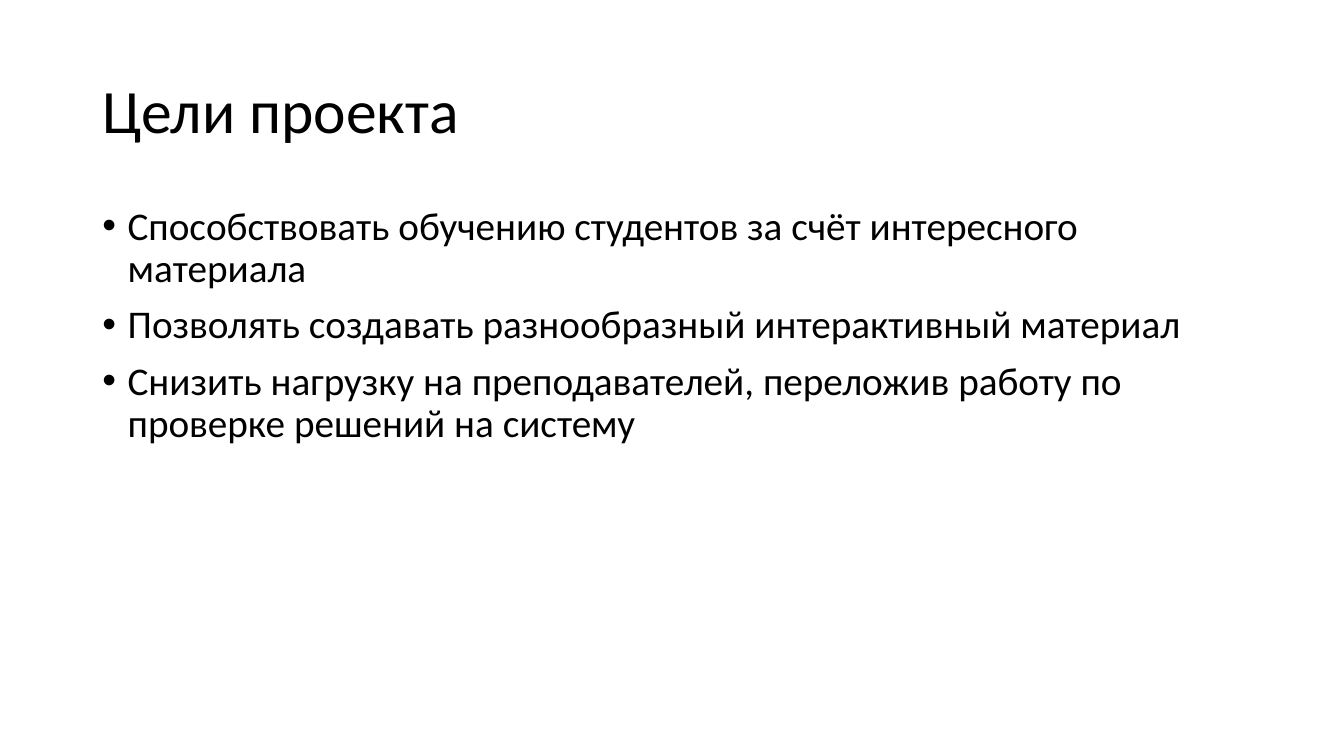
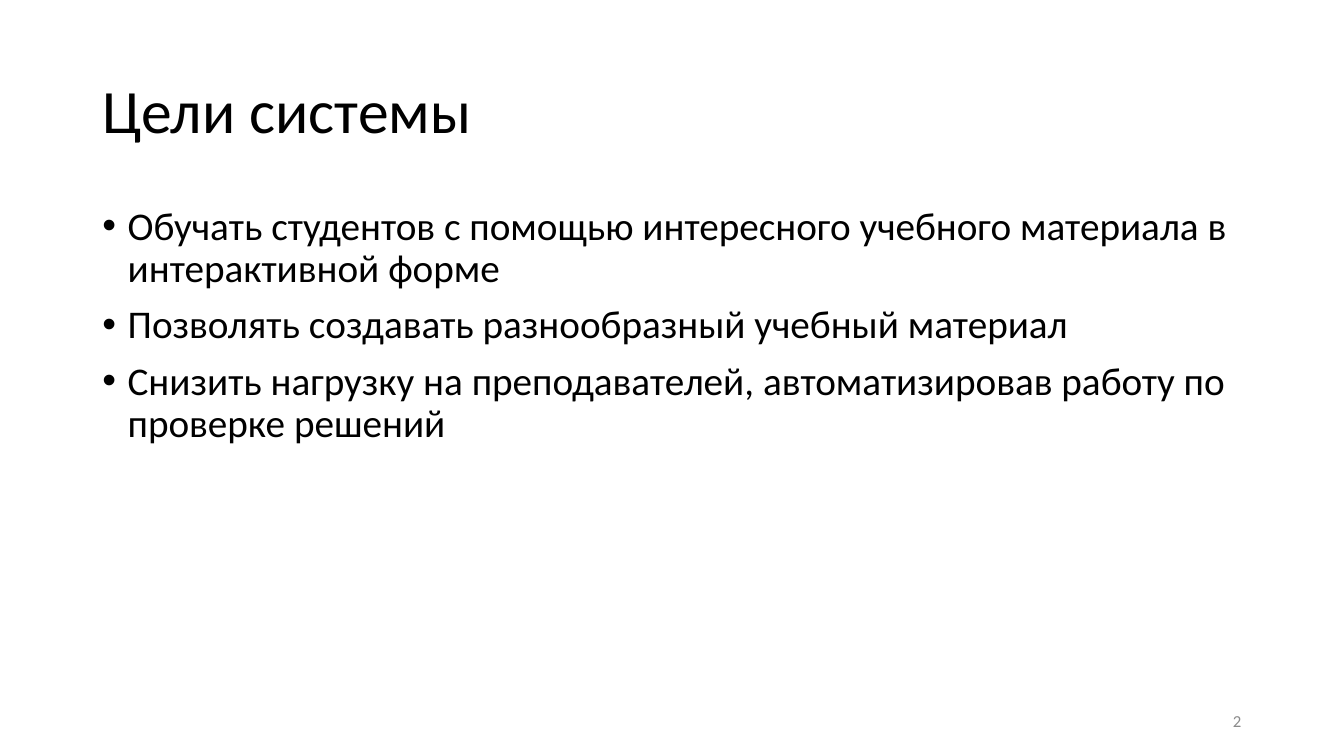
Before and after one commit to KerkDovan/GPO, a slide deck: slide 2 of Конференции/Международная научно-практическая конференция -Электронные средства и системы управления-/Выступление/Презентация.pptx. Drawn at 1344x756 pixels with LibreOffice and Linux fonts; fonts in the diff are those of the drawing. Boxes give left, top, right and bottom in pixels: in the first picture for what was removed or moved away, otherwise in the second. Text is boxed around its words. In the diff, an @@ line names an element or a change of style, - is before the commit and + after.

Commit message:
Улучшение материалов выступления. На всякий случай сохранил презентацию в разных форматах.

```diff
--- a/Конференции/Международная научно-практическая конференция -Электронные средства и системы управления-/Выступление/Презентация.pptx
+++ b/Конференции/Международная научно-практическая конференция -Электронные средства и системы управления-/Выступление/Презентация.pptx
@@ title at [102,93,472,143]: text changed @@
-Цели проекта
+Цели системы
@@ text at [128,213,1227,444]: text changed @@
-• Способствовать обучению студентов за счёт интересного материала
-• Позволять создавать разнообразный интерактивный материал
-• Снизить нагрузку на преподавателей, переложив работу по проверке решений на систему
+• Обучать студентов с помощью интересного учебного материала в интерактивной форме
+• Позволять создавать разнообразный учебный материал
+• Снизить нагрузку на преподавателей, автоматизировав работу по проверке решений
@@ page number added at [1233,716,1241,727], 12 pt, text #8C8C8C @@
+2
```
Also in this commit, not shown: 7 other slides changed, 8 slides added, 3 other files.
